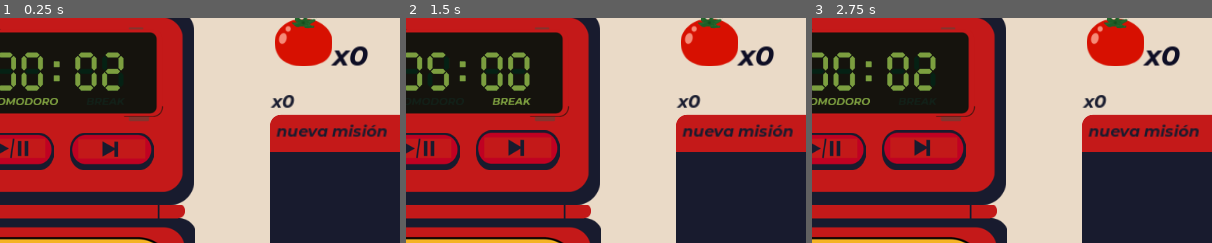
Above: before the commit, frames 1-3 (left to right).
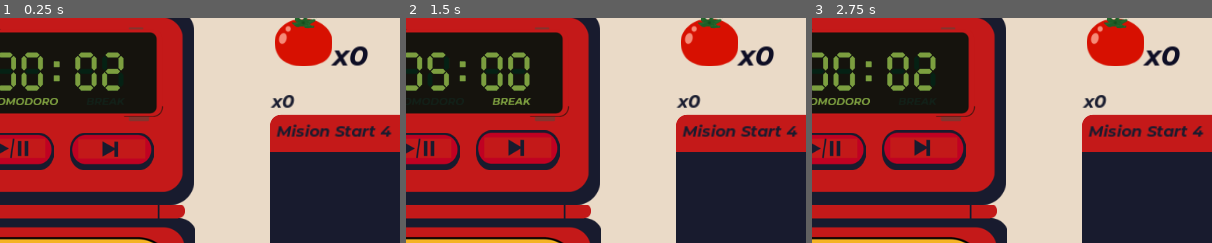
Above: after the commit, the same moments.

Repository: JesusRoberto64/PomoTempo-app
Game: Godot game, scene res://Escenas/Protocols/boot_loader.tscn
Two runs of this game, one before a commit and one after it. Both use one fixed random seed, a clock stepped at 60 frames per second and the inputs below. Before the commit the project starts from res://Escenas/Screens/main_screen.tscn.
Inputs (mouse positions are % of the whole screen's width and height, from its top left):
- Up to frame 1 (0.25 s): no input
- Up to frame 2 (1.5 s): click (76, 89) at 0.52 s; type "Alex" at 0.6 s; click (43, 36) at 1.25 s
- Up to frame 3 (2.75 s): click (43, 36) at 2 s
The pictures show only the part of the screen within x 29-79%, y 6-56%; the shares and areas given below are measured in that part.

The runs differ from the first frame. In frame 1, 0.9% of the frame differs, in the area x 69-98%, y 47-53%; in frame 2, 0.9%; in frame 3, 0.9%.

Commit message:
continue withfetch data from the server

Diff:
--- a/godot-frtn/Escenas/Protocols/boot_loader.tscn
+++ b/godot-frtn/Escenas/Protocols/boot_loader.tscn
@@ -1,8 +1,7 @@
-[gd_scene load_steps=11 format=3 uid="uid://b6u7jg7p846ds"]
+[gd_scene load_steps=10 format=3 uid="uid://b6u7jg7p846ds"]
 
 [ext_resource type="FontFile" uid="uid://br40grkrm3qqp" path="res://Recursos/Fonts/Montserrat-BoldItalic.ttf" id="1_mx3t8"]
 [ext_resource type="Script" path="res://Logica/control_message.gd" id="1_sbtst"]
-[ext_resource type="PackedScene" uid="uid://b43d4wo42dfqb" path="res://Escenas/Protocols/data_manager.tscn" id="1_soiw6"]
 [ext_resource type="Script" path="res://Logica/Client/boot_loader.gd" id="1_tjorw"]
 [ext_resource type="Script" path="res://Logica/DataBaseModels/DataResource.gd" id="2_whlcd"]
 
@@ -111,8 +110,6 @@
 metadata/_edit_vertical_guides_ = [534.0]
 metadata/_edit_horizontal_guides_ = [288.0]
 
-[node name="DataManager" parent="." instance=ExtResource("1_soiw6")]
-
 [node name="ControlMessage" type="Control" parent="."]
 layout_mode = 3
 anchors_preset = 15
--- a/godot-frtn/Logica/Client/ParsedClient.gd
+++ b/godot-frtn/Logica/Client/ParsedClient.gd
@@ -1,7 +1,12 @@
 extends Node
 
 func create_New_Date(_date: String):
-	var newFecha = { _date : { "id": Fechas01.registers.size(), "pomodoro": 0 }}
+	#get array dates
+	var keys = Fechas01.registers.keys()
+	#take the last key and id register
+	var id = Fechas01.registers.get(keys[keys.size()-1]).id
+
+	var newFecha = { _date : { "id": id+1, "pomodoro": 0 }} #add the last id +1
 	Fechas01.registers.merge(newFecha)
 	FechasMisionRegistro.register.merge({newFecha[_date].id : {}})
 
--- a/godot-frtn/Logica/Client/boot_loader.gd
+++ b/godot-frtn/Logica/Client/boot_loader.gd
@@ -1,10 +1,11 @@
 extends Node
 
 @onready var controlMessage = $ControlMessage
-@onready var DataMannager = $DataManager
 
 const SAVEPATH := "res://Recursos/SavedData/save_data_00.tres"
 @export var data_resourse: Script
+
+var mainScene = preload("res://Escenas/Screens/main_screen.tscn")
 
 func _ready() -> void:
 	controlMessage.show_Message("Cargando...")
@@ -17,21 +18,28 @@
 	#fetch_from_db
 	controlMessage.show_Message("Fetching Data")
 	fechas = {
-		"2024-09-25" : { "id": 3, "pomodoro": 7 },
-		"2024-09-26" : { "id": 4, "pomodoro": 6 },
-		"2024-09-27" : { "id": 5, "pomodoro": 10 }
+		"2024-11-02" : { "id": 3, "pomodoro": 7 },
+		"2024-11-03" : { "id": 4, "pomodoro": 6 },
+		"2024-11-04" : { "id": 5, "pomodoro": 10 }
 	}
 
 	mision = {
-		0 : {"id": 0, "nombre": "Mision Start 4"},
+		0 : {"id": 1, "nombre": "Mision Start 4"},
 		1 : {"id": 2, "nombre": "Eliab y el Círculo del juego"},
-		2 : {"id": 3, "nombre": "ChuyRonin"}
+		2 : {"id": 3, "nombre": "ChuyRonin 66"}
 	}
 
 	misionRegistro = {
-
+		1 : { "mision": "Mision Start 4", "pomodoro": 0 },
+		2 : { "mision": "Eliab y el Círculo del juego", "pomodoro": 0 },
+		3 : { "mision": "ChuyRonin", "pomodoro": 0 }
 	}
-
+	# fcha_id : {mision_id: pomodoro, ... }
+	fechasMisionRegistro = {
+		3: { 1 : 2, 2 : 2 },
+		4: { 2 : 3, 3 : 3 },
+		5: { 1 : 2, 2 : 4, 3 : 1 }
+	}
 
 	#get the saved archive
 	var dir = DirAccess.open("res://Recursos/SavedData/")
@@ -64,3 +72,5 @@
 
 	controlMessage.show_Message("Fetched Data")
 	print("Fetched loaded")
+
+	get_tree().call_deferred("change_scene_to_packed", mainScene)
--- a/godot-frtn/Recursos/SavedData/save_data_00.tres
+++ b/godot-frtn/Recursos/SavedData/save_data_00.tres
@@ -1,45 +1,63 @@
-[gd_resource type="Resource" load_steps=2 format=3 uid="uid://cvhfxwnfg1u17"]
+[gd_resource type="Resource" load_steps=2 format=3]
 
-[ext_resource type="Script" path="res://Logica/DataBaseModels/DataResource.gd" id="1_fjva4"]
+[ext_resource type="Script" path="res://Logica/DataBaseModels/DataResource.gd" id="1_4p52t"]
 
 [resource]
-script = ExtResource("1_fjva4")
+script = ExtResource("1_4p52t")
 fechas = {
-"2024-07-30": {
-"id": 0,
+"2024-11-02": {
+"id": 3,
 "pomodoro": 7
 },
-"2024-07-31": {
-"id": 1,
-"pomodoro": 7
+"2024-11-03": {
+"id": 4,
+"pomodoro": 6
+},
+"2024-11-04": {
+"id": 5,
+"pomodoro": 10
 }
 }
 fechasMisionRegistro = {
-0: {
-0: 4,
-1: 3
+3: {
+1: 2,
+2: 2
 },
-1: {
-0: 7
+4: {
+2: 3,
+3: 3
+},
+5: {
+1: 2,
+2: 4,
+3: 1
 }
 }
 misiones = {
 0: {
-"id": 0,
-"nombre": "nueva misión"
+"id": 1,
+"nombre": "Mision Start 4"
 },
 1: {
-"id": 1,
-"nombre": "Escribir ensayo"
+"id": 2,
+"nombre": "Eliab y el Círculo del juego"
+},
+2: {
+"id": 3,
+"nombre": "ChuyRonin 66"
 }
 }
 misionResgistro = {
-0: {
-"mision": "nueva misión",
-"pomodoro": 13
+1: {
+"mision": "Mision Start 4",
+"pomodoro": 0
 },
-1: {
-"mision": "Escribir ensayo",
-"pomodoro": 4
+2: {
+"mision": "Eliab y el Círculo del juego",
+"pomodoro": 0
+},
+3: {
+"mision": "ChuyRonin",
+"pomodoro": 0
 }
 }
--- a/godot-frtn/project.godot
+++ b/godot-frtn/project.godot
@@ -11,7 +11,7 @@
 [application]
 
 config/name="Godot-frtn"
-run/main_scene="res://Escenas/Screens/main_screen.tscn"
+run/main_scene="res://Escenas/Protocols/boot_loader.tscn"
 config/features=PackedStringArray("4.3", "GL Compatibility")
 config/icon="res://icon.svg"
 
